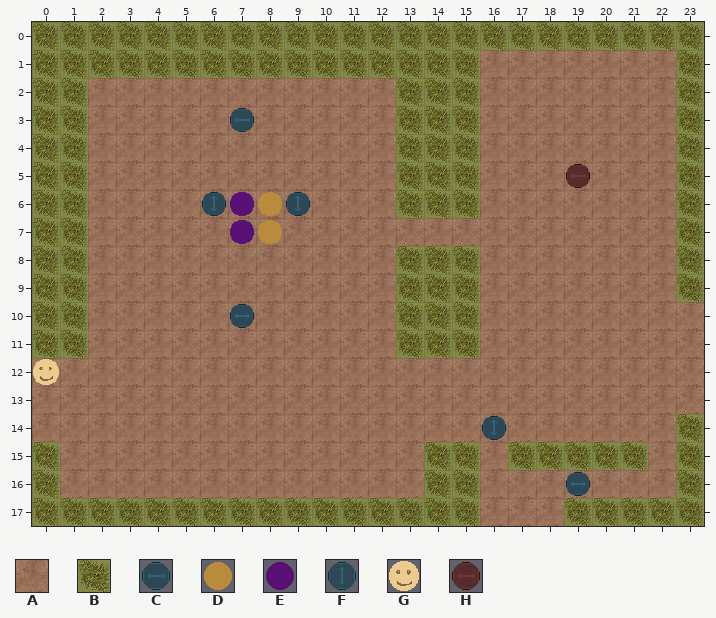
Tiled map, stored at android/assets/maps/mapWES.tmx. Above, as it was before the edit.
Cells are 32x32 px. Shown: x 0..23, y 0..17.
Key: from "tilset": A 0, B 1, C 3, D 4, E 5, F 6, G 8, H 11.
_ is an empty cell.
Layer "bg" before, first column x 0:
 0 BBBBBBBBBBBBBBBBBBBBBBBB
 1 BBBBBBBBBBBBBBBBAAAAAAAB
 2 BBAAAAAAAAAAABBBAAAAAAAB
 3 BBAAAAAAAAAAABBBAAAAAAAB
 4 BBAAAAAAAAAAABBBAAAAAAAB
 5 BBAAAAAAAAAAABBBAAAAAAAB
 6 BBAAAAAAAAAAABBBAAAAAAAB
 7 BBAAAAAAAAAAAAAAAAAAAAAB
 8 BBAAAAAAAAAAABBBAAAAAAAB
 9 BBAAAAAAAAAAABBBAAAAAAAB
10 BBAAAAAAAAAAABBBAAAAAAAA
11 BBAAAAAAAAAAABBBAAAAAAAA
12 AAAAAAAAAAAAAAAAAAAAAAAA
13 AAAAAAAAAAAAAAAAAAAAAAAA
14 AAAAAAAAAAAAAAAAAAAAAAAB
15 BAAAAAAAAAAAAABBABBBBBAB
16 BAAAAAAAAAAAAABBAAAAAAAB
17 BBBBBBBBBBBBBBBBAAABBBBB
Layer "fg" before, first column x 0:
 0 ________________________
 1 ________________________
 2 ________________________
 3 _______C________________
 4 ________________________
 5 ___________________H____
 6 ______FEDF______________
 7 _______ED_______________
 8 ________________________
 9 ________________________
10 _______C________________
11 ________________________
12 G_______________________
13 ________________________
14 ________________F_______
15 ________________________
16 ___________________C____
17 ________________________
After:
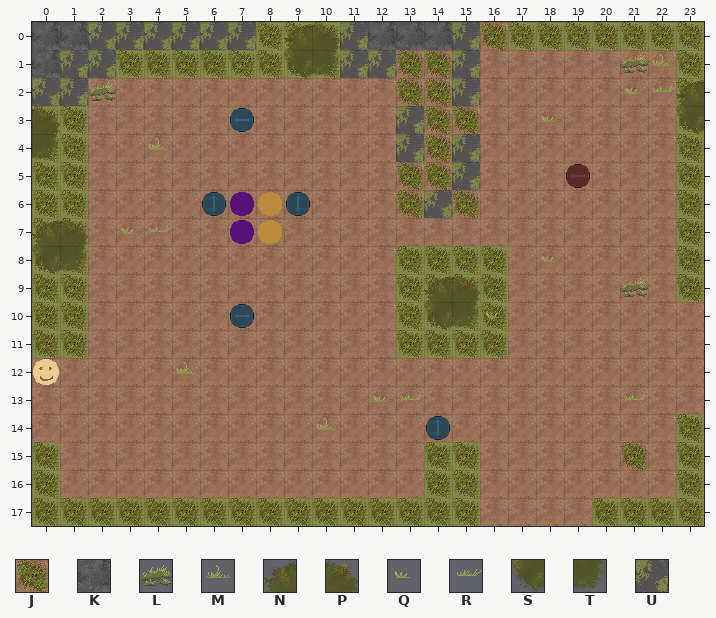
Further tiles: from "tilset": J 16, K 19, L 20, M 21, N 22, P 23, Q 24, R 25, S 26, T 27, U 32.
Tiles of an added or newly shown layer are drawn over the layers below it.
Diff:
Layer "bg":
Tile A replaces tile B in row 15 at x 17 to 20; in row 17 at x 19.
Tile B replaces tile A in rows 8 to 11 at x 16.
Layer "fg":
Tile F is added in row 14 at x 14.
Tile J is added in row 15 at x 21.
Tile C is gone in row 16 at x 19.
Tile F is gone in row 14 at x 16.
Layer "deco" (added):
Tile J is added in row 0 at x 16; in rows 1 to 2 at x 13 to 14; in row 3 at x 14 to 15; in row 4 at x 14; in row 5 at x 13 to 14; in row 6 at x 13 and 15.
Tile K is added in row 0 at x 0 to 1 and 12 to 14; in row 1 at x 0.
Tile L is added in row 1 at x 21; in row 2 at x 2; in row 9 at x 21.
Tile M is added in row 1 at x 22; in row 4 at x 4; in row 12 at x 5; in row 14 at x 10.
Tile N is added in row 0 at x 9; in row 2 at x 23; in row 7 at x 0; in row 9 at x 14.
Tile P is added in row 0 at x 10; in row 3 at x 0; in row 7 at x 1; in row 9 at x 15.
Tile Q is added in row 2 at x 21; in row 3 at x 18; in row 7 at x 3; in row 8 at x 18; in row 10 at x 16; in row 13 at x 12.
Tile R is added in row 2 at x 22; in row 7 at x 4; in row 13 at x 13 and 21.
Tile S is added in row 1 at x 9; in row 3 at x 23; in row 8 at x 0; in row 10 at x 14.
Tile T is added in row 1 at x 10; in row 4 at x 0; in row 8 at x 1; in row 10 at x 15.
Tile U is added in row 0 at x 2 to 7, 11 and 15; in row 1 at x 1 to 2, 11 to 12 and 15; in row 2 at x 0 to 1 and 15; in row 3 at x 13; in row 4 at x 13 and 15; in row 5 at x 15.
Tile U is added in row 6 at x 14.
